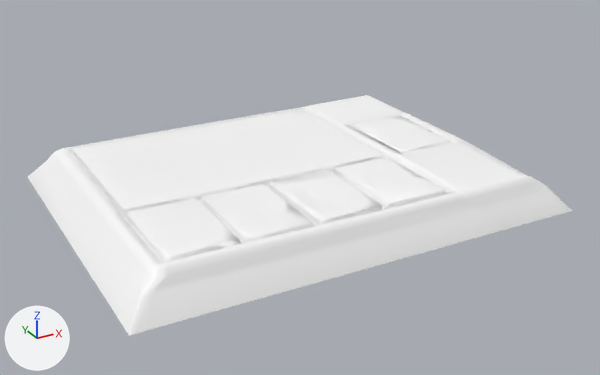
A saved change to the FBX model A_Gods_Draw/Assets/Models/Props/Board/Prop_Board_MDL_v2.fbx.
Camera for both pictures: a 50 mm lens placed at (-0.228, -0.489, 0.227), pointed at (0.033, -0.014, -0.01). Arrows for +X, +Y and +Z are at lower left; the lights stay in place. Where no turn or scale is listed for an object, it has been applied to the vertices. Vertices at the same position are counted once.

Objects in the first picture: 'Battlefield_LP', 'CardSlot', 'CardSlot1', 'CardSlot2', 'CardSlot3', 'Frame', 'GodSlot'.
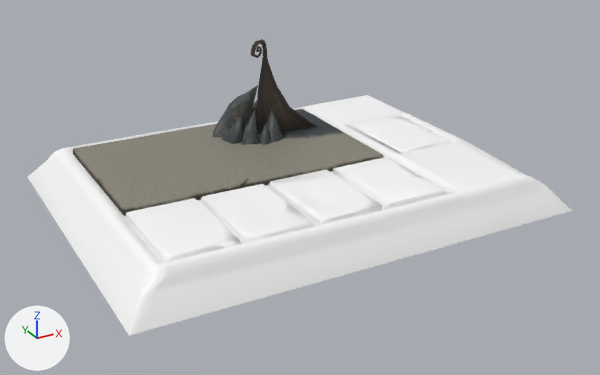
Location of each change, (x1, y1, x2, y2) in pixels of the pictures (600 x 375 px):
'Battlefield_LP', recoloured, surface changed (white to grey)
    both: (73, 109, 383, 216)
'Boat', added (black)
    after: (251, 39, 318, 134)
'Rock13', added
    after: (213, 85, 258, 137)
'Rock14', added
    after: (241, 110, 259, 145)
'Rock15', added
    after: (222, 117, 243, 144)
'Rock17', added
    after: (265, 110, 283, 143)
'Rock8', added
    after: (258, 125, 271, 145)
'Rock16', added
    after: (251, 100, 257, 118)
'Rock9', added
    after: (256, 118, 260, 134)

The change, as a diff of the scene's bpy script:
```diff
--- a/A_Gods_Draw/Assets/Models/Props/Board/Prop_Board_MDL_v2.fbx.py
+++ b/A_Gods_Draw/Assets/Models/Props/Board/Prop_Board_MDL_v2.fbx.py
@@ me_mesh @@
 me_mesh.from_pydata(...)  # 115 vertices, 216 faces; spans x -0.097..0.099, y -0.022..0.101, z 0.0..0.005
-me_mesh.materials.append(mat_board_m_v2)  # white #ffffff
+# me_mesh part 1: texture (UV) coordinates of 216 of 216 faces, centred in x -0.097..0.099, y -0.022..0.101, z 0.001..0.005, changed; they spanned u 0.63..1.0, v 0.33..0.57 and now span u 0.01..0.38, v 0.0..0.24
+me_mesh.materials.append(mat_board_battlefield_draugr_v1)  # picture img_board_texturing_board_battlefield_draugr_v1_albedotransparency_png
@@ ob_boat @@
+ob_boat = bpy.data.objects.new('Boat', me_mesh_013)  # 182 vertices, 178 faces; spans x -2.99..2.99, y -5.35..5.35, z -2.35..2.35; in mat_board_battlefield_draugr_v1 (picture img_board_texturing_board_battlefield_draugr_v1_albedotransparency_png)
+ob_boat.parent = ob_prop_board_mdl_v2
+ob_boat.location = (3.495, 4.677, -6.054)
+ob_boat.rotation_euler = (0.0, -0.839, -3.142)  # degrees (0, -48, -180)
+ob_boat.scale = (-1.0, -1.0, -1.0)
@@ ob_rock8 @@
+ob_rock8 = bpy.data.objects.new('Rock8', me_mesh_014)  # 33 vertices, 28 faces; spans x -0.0084..0.0115, y -0.0095..0.0095, z -0.0149..0.0164; in mat_board_battlefield_draugr_v1 (picture img_board_texturing_board_battlefield_draugr_v1_albedotransparency_png)
+ob_rock8.location = (0.0326, 0.0464, 0.0013)
@@ ob_rock13 @@
+ob_rock13 = bpy.data.objects.new('Rock13', me_mesh_008)  # 33 vertices, 28 faces; spans x -0.0394..0.0133, y -0.0251..0.0268, z -0.0393..0.0373; in mat_board_battlefield_draugr_v1 (picture img_board_texturing_board_battlefield_draugr_v1_albedotransparency_png)
+ob_rock13.location = (0.0293, 0.0809, 0.0061)
@@ ob_rock15 @@
+ob_rock15 = bpy.data.objects.new('Rock15', me_mesh_010)  # 33 vertices, 28 faces; spans x -0.0134..0.0158, y -0.0105..0.021, z -0.0222..0.0238; in mat_board_battlefield_draugr_v1 (picture img_board_texturing_board_battlefield_draugr_v1_albedotransparency_png)
+ob_rock15.location = (0.0132, 0.064, -0.0003)
@@ ob_rock16 @@
+ob_rock16 = bpy.data.objects.new('Rock16', me_mesh_011)  # 33 vertices, 28 faces; spans x -0.0161..0.0184, y -0.0159..0.0189, z -0.0249..0.025; in mat_board_battlefield_draugr_v1 (picture img_board_texturing_board_battlefield_draugr_v1_albedotransparency_png)
+ob_rock16.location = (0.0436, 0.0865, 0.0059)
@@ ob_rock14 @@
+ob_rock14 = bpy.data.objects.new('Rock14', me_mesh_009)  # 33 vertices, 28 faces; spans x -0.0162..0.0182, y -0.0227..0.0128, z -0.0255..0.0261; in mat_board_battlefield_draugr_v1 (picture img_board_texturing_board_battlefield_draugr_v1_albedotransparency_png)
+ob_rock14.location = (0.0251, 0.0562, 0.0005)
@@ ob_rock9 @@
+ob_rock9 = bpy.data.objects.new('Rock9', me_mesh_007)  # 33 vertices, 28 faces; spans x -0.0108..0.012, y -0.0107..0.0126, z -0.0151..0.0157; in mat_board_battlefield_draugr_v1 (picture img_board_texturing_board_battlefield_draugr_v1_albedotransparency_png)
+ob_rock9.location = (0.0422, 0.0723, 0.0079)
@@ ob_rock17 @@
+ob_rock17 = bpy.data.objects.new('Rock17', me_mesh_012)  # 33 vertices, 28 faces; spans x -0.0131..0.0173, y -0.0159..0.0124, z -0.0232..0.0235; in mat_board_battlefield_draugr_v1 (picture img_board_texturing_board_battlefield_draugr_v1_albedotransparency_png)
+ob_rock17.location = (0.0406, 0.051, 0.002)
```
